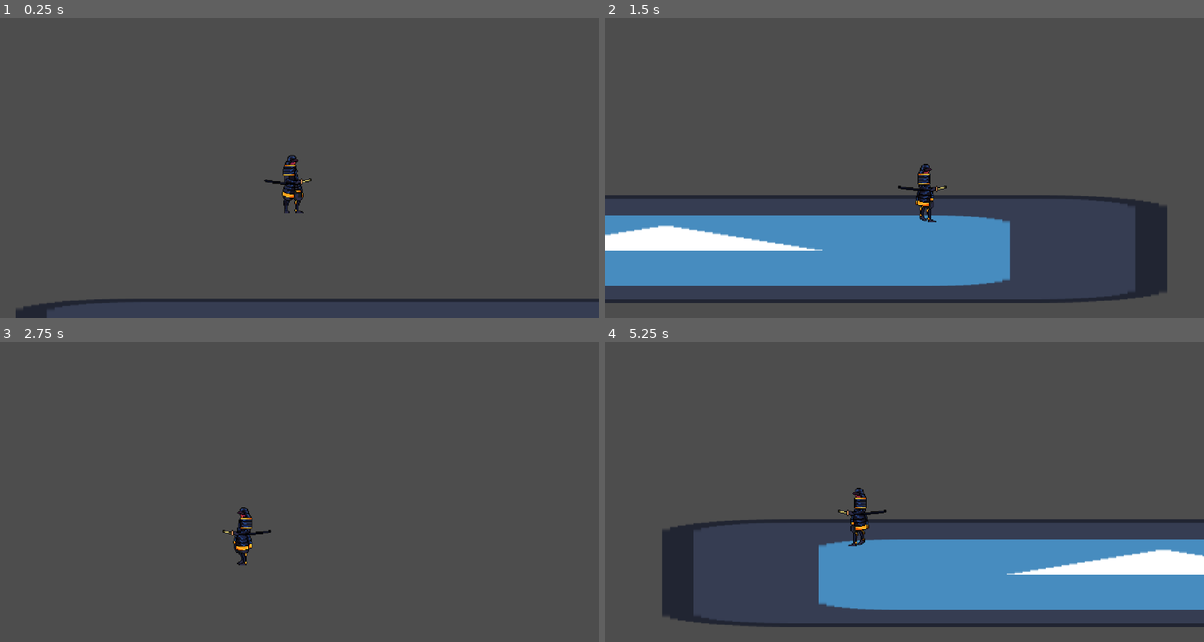
Above: before the commit, frames 1-4 (two rows, left to right).
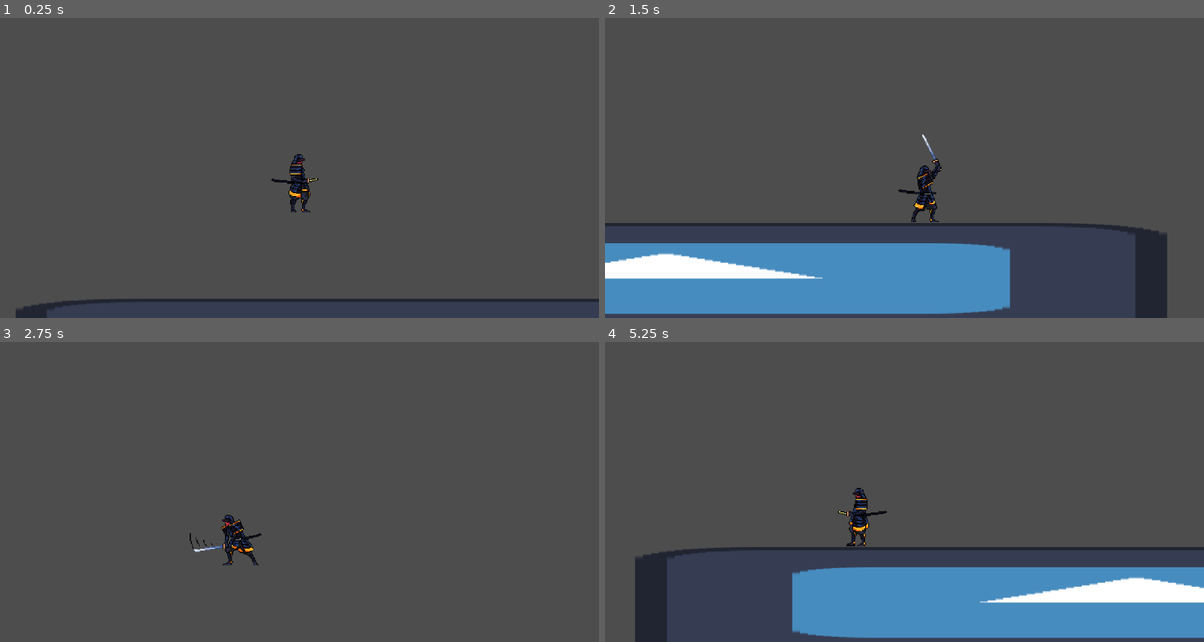
Above: after the commit, the same moments.

Repository: big-man-brendan/game-assesment
Game: Godot game, scene res://Scenes/platform.tscn
Same seed, same stepped clock (60 frames per second), same inputs: the game is played once before the commit and once after it. The engine's default icon, where the game draws it, is replaced by a stand-in: a white triangle on a blue panel in a dark square.
Inputs:
- Up to frame 1 (0.25 s): no input
- Up to frame 2 (1.5 s): hold C (dash) 0.53-1.28 s; hold Right (ui_right) from 0.53 s (still down); tap Up (ui_up) at 0.77 s; tap X (Melee, bound only after the commit) at 0.8, 1.35 s
- Up to frame 3 (2.75 s): tap Up (ui_up) at 1.52 s; tap C (dash) at 1.55 s; release Right (ui_right) at 2.03 s; hold Left (ui_left) from 2.03 s (still down); hold C (dash) from 2.03 s (still down); tap X (Melee, bound only after the commit) at 2.3 s
- Up to frame 4 (5.25 s): release Left (ui_left) at 2.78 s; release C (dash) at 2.78 s; hold Right (ui_right) 2.78-4.28 s; tap X (Melee, bound only after the commit) at 2.85, 3.8, 4.35 s; tap Up (ui_up) at 3.02, 3.77, 4.52 s; tap C (dash) at 3.05, 4.55 s; hold C (dash) 3.53-4.28 s; hold Left (ui_left) 4.28-5.03 s; hold Right (ui_right) from 5.03 s (still down); hold C (dash) from 5.03 s (still down)

The runs differ from the first frame. In frame 1, 0.7% of the frame differs, in the area x 44-54%, y 45-66%; in frame 2, 18%; in frame 3, 0.8%; in frame 4, 20%, in the area x 5-100%, y 51-100%.

Commit message:
Added attack and some other animations

Diff:
--- a/Scenes/animated_sprite_2d.gd
+++ b/Scenes/animated_sprite_2d.gd
@@ -8,10 +8,10 @@
 
 # Called every frame. 'delta' is the elapsed time since the previous frame.
 func _process(delta: float) -> void:
-
+	pass
 	#Fix the offset becaus some animmation frames are messed up
-	if animation == "Idle":
-		print("idle")
-		offset.x = 20
-	else:
-		offset.x = 0
+	#if animation == "Idle":
+		#print("idle")
+		#offset.x = 20
+	#else:
+		#offset.x = 0
--- a/Scenes/charectir.tscn
+++ b/Scenes/charectir.tscn
@@ -1,36 +1,57 @@
 [gd_scene format=3 uid="uid://bw8ndotudyhak"]
 
 [ext_resource type="Script" uid="uid://beerl5ho4k7y1" path="res://Scripts/character_body_2d.gd" id="1_gmkxy"]
-[ext_resource type="Texture2D" uid="uid://br6pqgrw2ws07" path="res://Assets/Art/Samurai/Idle.png" id="2_42rvy"]
+[ext_resource type="Texture2D" uid="uid://dcytxd82j10ay" path="res://Assets/Art/Samurai/idle_test_2.png" id="2_42rvy"]
+[ext_resource type="Texture2D" uid="uid://d2dg83tyde8vk" path="res://Assets/Art/Samurai/Attack_2.png" id="2_q81k0"]
 [ext_resource type="Texture2D" uid="uid://bdrcxpiot6oeu" path="res://Assets/Art/Samurai/Walk.png" id="3_q81k0"]
 [ext_resource type="Script" uid="uid://b144w7s6acbsw" path="res://Scenes/animated_sprite_2d.gd" id="3_qi374"]
 
 [sub_resource type="RectangleShape2D" id="RectangleShape2D_b16co"]
-size = Vector2(15, 42)
+size = Vector2(21, 60)
+
+[sub_resource type="AtlasTexture" id="AtlasTexture_klvwh"]
+atlas = ExtResource("2_q81k0")
+region = Rect2(0, 0, 128, 128)
+
+[sub_resource type="AtlasTexture" id="AtlasTexture_6ukcx"]
+atlas = ExtResource("2_q81k0")
+region = Rect2(128, 0, 128, 128)
+
+[sub_resource type="AtlasTexture" id="AtlasTexture_clk6o"]
+atlas = ExtResource("2_q81k0")
+region = Rect2(256, 0, 128, 128)
+
+[sub_resource type="AtlasTexture" id="AtlasTexture_m0do5"]
+atlas = ExtResource("2_q81k0")
+region = Rect2(384, 0, 128, 128)
+
+[sub_resource type="AtlasTexture" id="AtlasTexture_aafxv"]
+atlas = ExtResource("2_q81k0")
+region = Rect2(512, 0, 128, 128)
+
+[sub_resource type="AtlasTexture" id="AtlasTexture_q81k0"]
+atlas = ExtResource("2_42rvy")
+region = Rect2(128, 896, 128, 128)
 
 [sub_resource type="AtlasTexture" id="AtlasTexture_op0uk"]
 atlas = ExtResource("2_42rvy")
-region = Rect2(0, 0, 128, 128)
+region = Rect2(256, 896, 128, 128)
 
 [sub_resource type="AtlasTexture" id="AtlasTexture_cbtoo"]
 atlas = ExtResource("2_42rvy")
-region = Rect2(128, 0, 128, 128)
+region = Rect2(384, 896, 128, 128)
 
 [sub_resource type="AtlasTexture" id="AtlasTexture_r167d"]
 atlas = ExtResource("2_42rvy")
-region = Rect2(256, 0, 128, 128)
+region = Rect2(512, 896, 128, 128)
 
 [sub_resource type="AtlasTexture" id="AtlasTexture_6galp"]
 atlas = ExtResource("2_42rvy")
-region = Rect2(384, 0, 128, 128)
+region = Rect2(640, 896, 128, 128)
 
 [sub_resource type="AtlasTexture" id="AtlasTexture_xr1dg"]
 atlas = ExtResource("2_42rvy")
-region = Rect2(512, 0, 128, 128)
-
-[sub_resource type="AtlasTexture" id="AtlasTexture_klvwh"]
-atlas = ExtResource("2_42rvy")
-region = Rect2(640, 0, 128, 128)
+region = Rect2(768, 896, 128, 128)
 
 [sub_resource type="AtlasTexture" id="AtlasTexture_8kuid"]
 atlas = ExtResource("3_q81k0")
@@ -72,6 +93,29 @@
 animations = [{
 "frames": [{
 "duration": 1.0,
+"texture": SubResource("AtlasTexture_klvwh")
+}, {
+"duration": 1.0,
+"texture": SubResource("AtlasTexture_6ukcx")
+}, {
+"duration": 1.0,
+"texture": SubResource("AtlasTexture_clk6o")
+}, {
+"duration": 1.0,
+"texture": SubResource("AtlasTexture_m0do5")
+}, {
+"duration": 1.0,
+"texture": SubResource("AtlasTexture_aafxv")
+}],
+"loop": false,
+"name": &"Attack",
+"speed": 18.0
+}, {
+"frames": [{
+"duration": 1.0,
+"texture": SubResource("AtlasTexture_q81k0")
+}, {
+"duration": 1.0,
 "texture": SubResource("AtlasTexture_op0uk")
 }, {
 "duration": 1.0,
@@ -85,9 +129,6 @@
 }, {
 "duration": 1.0,
 "texture": SubResource("AtlasTexture_xr1dg")
-}, {
-"duration": 1.0,
-"texture": SubResource("AtlasTexture_klvwh")
 }],
 "loop": true,
 "name": &"Idle",
@@ -126,11 +167,14 @@
 "speed": 5.0
 }]
 
+[sub_resource type="RectangleShape2D" id="RectangleShape2D_42rvy"]
+size = Vector2(19, 52)
+
 [node name="Charectir" type="CharacterBody2D" unique_id=579283918]
 script = ExtResource("1_gmkxy")
 
 [node name="CollisionShape2D" type="CollisionShape2D" parent="." unique_id=1842387509]
-position = Vector2(0, 1)
+position = Vector2(0.5, 25)
 shape = SubResource("RectangleShape2D_b16co")
 
 [node name="DashTimer" type="Timer" parent="." unique_id=569040734]
@@ -141,11 +185,25 @@
 wait_time = 0.3
 one_shot = true
 
+[node name="AttackTimer" type="Timer" parent="." unique_id=1143659056]
+wait_time = 0.5
+one_shot = true
+
 [node name="AnimatedSprite2D" type="AnimatedSprite2D" parent="." unique_id=1982043459]
 position = Vector2(2, -7)
 sprite_frames = SubResource("SpriteFrames_uuou3")
-animation = &"Idle"
+animation = &"Attack"
+frame = 4
+frame_progress = 1.0
 script = ExtResource("3_qi374")
+
+[node name="Damage_box" type="Area2D" parent="." unique_id=1381531231]
+position = Vector2(0, 25)
+
+[node name="CollisionShape2D" type="CollisionShape2D" parent="Damage_box" unique_id=538499711]
+position = Vector2(29, 0)
+shape = SubResource("RectangleShape2D_42rvy")
 
 [connection signal="timeout" from="DashTimer" to="." method="_on_dash_timer_timeout"]
 [connection signal="timeout" from="DashOnFloorTimer" to="." method="_on_dash_on_floor_timer_timeout"]
+[connection signal="timeout" from="AttackTimer" to="." method="_on_attack_timer_timeout"]
--- a/Scripts/character_body_2d.gd
+++ b/Scripts/character_body_2d.gd
@@ -7,6 +7,7 @@
 const JUMP_VELOCITY = -500.0
 @onready var direction = 0
 @onready var dashtime = true
+var attacking = false
 var dashing = false
 var dashing_on_floor = false
 signal dash
@@ -28,13 +29,14 @@
 	velocity.y = clamp(velocity.y,-1000,1000)
 
 
+	if attacking:
+		pass
 
-	if !velocity:
-
+	elif !velocity:
 		$AnimatedSprite2D.play("Idle")
 
-	if dashing_on_floor:
-		$AnimatedSprite2D.play("Dash")
+	elif velocity.x !=0 and !dashing_on_floor:
+		$AnimatedSprite2D.play("Walk")
 
 	if velocity.x > 0:
 		$AnimatedSprite2D.flip_h = false
@@ -42,8 +44,7 @@
 	if velocity.x < 0:
 		$AnimatedSprite2D.flip_h = true
 
-	if velocity.x !=0 and !dashing_on_floor:
-		$AnimatedSprite2D.play("Walk")
+
 
 
 	if not is_on_floor():
@@ -100,6 +101,22 @@
 			$DashOnFloorTimer.start()
 
 
+	if Input.is_action_pressed("Melee"):
+
+
+
+
+		$Damage_box.rotation = deg_to_rad(int($AnimatedSprite2D.flip_h))*180
+
+		$Damage_box.monitorable = true
+
+		$AttackTimer.start()
+		attacking = true
+
+		print("attacking")
+		$AnimatedSprite2D.play("Attack")
+
+
 	if is_on_floor() and !dashing_on_floor:
 		dashing = false
 
@@ -136,3 +153,7 @@
 
 func _on_dash_on_floor_timer_timeout() -> void:
 	dashing_on_floor = false
+
+
+func _on_attack_timer_timeout() -> void:
+	attacking = false
--- a/project.godot
+++ b/project.godot
@@ -63,6 +63,11 @@
 "events": [Object(InputEventKey,"resource_local_to_scene":false,"resource_name":"","device":-1,"window_id":0,"alt_press …(191 unchanged characters)…
 ]
 }
+Melee={
+"deadzone": 0.0,
+"events": [Object(InputEventKey,"resource_local_to_scene":false,"resource_name":"","device":-1,"window_id":0,"alt_pressed":false,"shift_pressed":false,"ctrl_pressed":false,"meta_pressed":false,"pressed":false,"keycode":0,"physical_keycode":88,"key_label":0,"unicode":120,"location":0,"echo":false,"script":null)
+]
+}
 
 [physics]
 
Binary file added: Assets/Art/Samurai/idle_test_2.png
Not shown, added: Assets/Art/Samurai/idle_test_2.png.import
